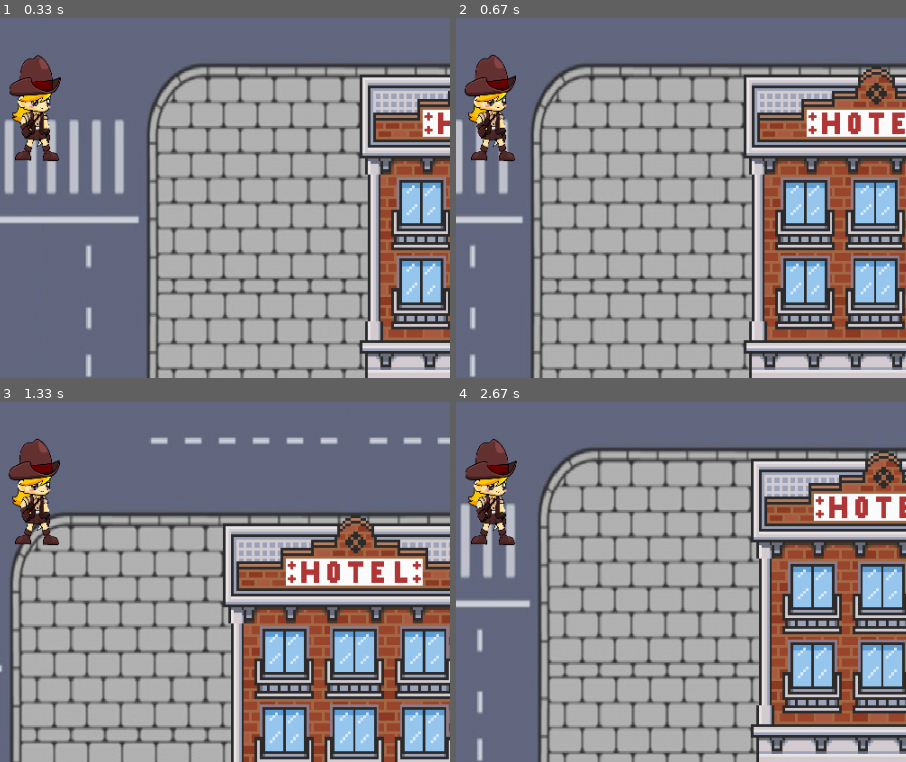
Above: before the commit, frames 1-4 (two rows, left to right).
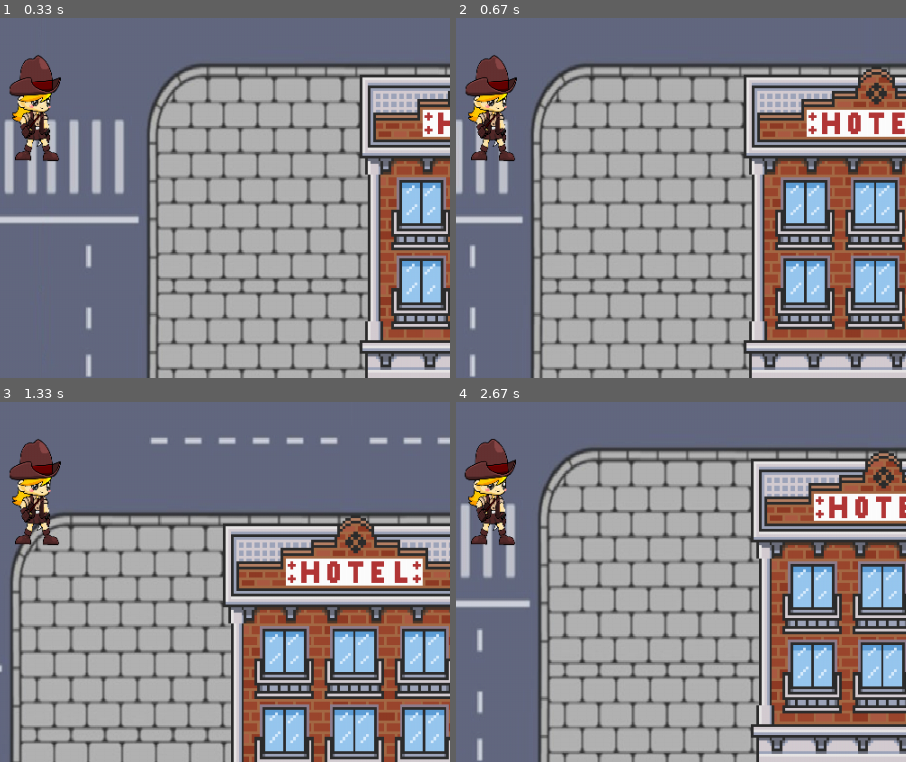
Above: after the commit, the same moments.

Repository: viniciusgomes2005/pygame_GPV
Game: pygame game, started from abracabra.py
Two runs of this game, one before a commit and one after it. Both use one fixed random seed, a clock stepped at 60 frames per second and the inputs below.
Inputs:
- Up to frame 1 (0.33 s): no input
- Up to frame 2 (0.67 s): hold D from 0.33 s (still down)
- Up to frame 3 (1.33 s): release D at 0.8 s; hold W 0.83-1.13 s; hold D from 1.17 s (still down)
- Up to frame 4 (2.67 s): release D at 1.63 s; hold A 1.67-2.2 s; hold S 2.23-2.53 s; hold A from 2.57 s (still down)
The pictures show only the part of the screen within x 35-85%, y 50-100%; the shares and areas given below are measured in that part.

Frame 1 is identical in both runs. In frame 2, 0.4% of the frame differs, in the area x 1-14%, y 10-35%; in frame 3, 0.4%; in frame 4, 0.4%.

Commit message:
Update abracabra.py

Diff:
--- a/abracabra.py
+++ b/abracabra.py
@@ -104,12 +104,13 @@
     def update(self):
         now=pygame.time.get_ticks()
         elapsed_ticks= now - self.last_update
-        if elapsed_ticks>self.frame_ticks:
-            self.last_update=now
-            self.frame+=1
-            if self.frame == len(self.anim):
-                self.frame=0
-            self.img=self.anim[self.frame]
+        if quarteirao.speedx==0 and quarteirao.speedy==0:
+            if elapsed_ticks>self.frame_ticks:
+                self.last_update=now
+                self.frame+=1
+                if self.frame == len(self.anim):
+                    self.frame=0
+                self.img=self.anim[self.frame]
 
 Player_Grupo.add(Player(Player_Normal_Anim))
 # Cria o grupo de sprites para o mapa
